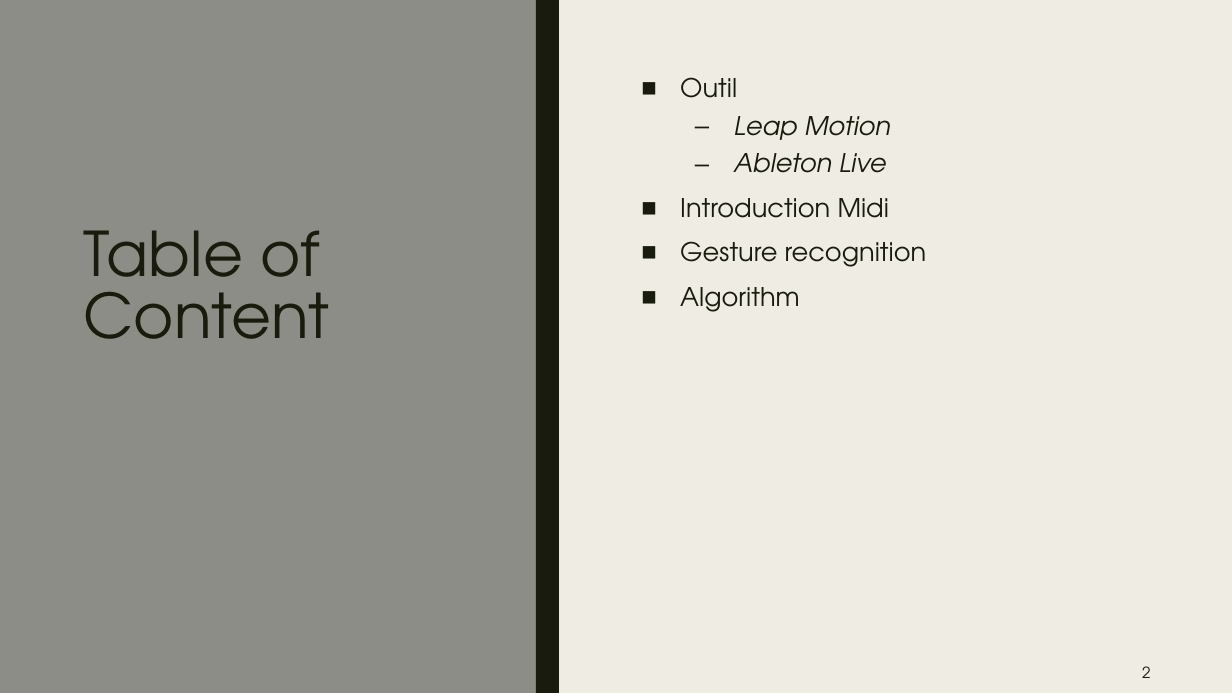
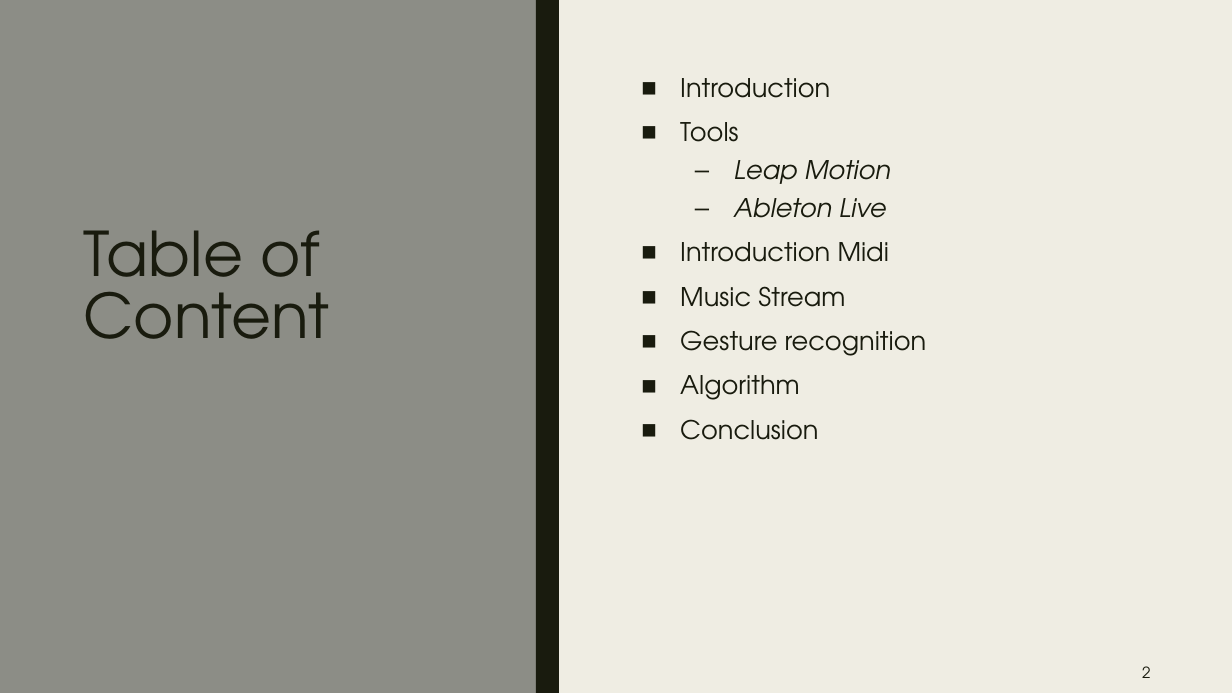
Before and after one commit to Redcynthia/gesteAI, a slide deck: slide 2 of yaoxu/Geste_Piano.pptx. Drawn at 1232x693 pixels with LibreOffice and Linux fonts; fonts in the diff are those of the drawing. Boxes give left, top, right and bottom in pixels: in the first picture for what was removed or moved away, otherwise in the second. Text is boxed around its words. In the diff, an @@ line names an element or a change of style, - is before the commit and + after.

```diff
--- a/yaoxu/Geste_Piano.pptx
+++ b/yaoxu/Geste_Piano.pptx
@@ text at (680,78,830,142): text changed @@
-■ Outil
+■ Introduction
+■ Tools
@@ text at (680,286,845,307): paragraph added @@
+■ Music Stream
@@ text at (680,419,818,440): paragraph added @@
+■ Conclusion
```
Also in this commit, not shown: 4 other slides changed, 4 slides added, 2 other files.
